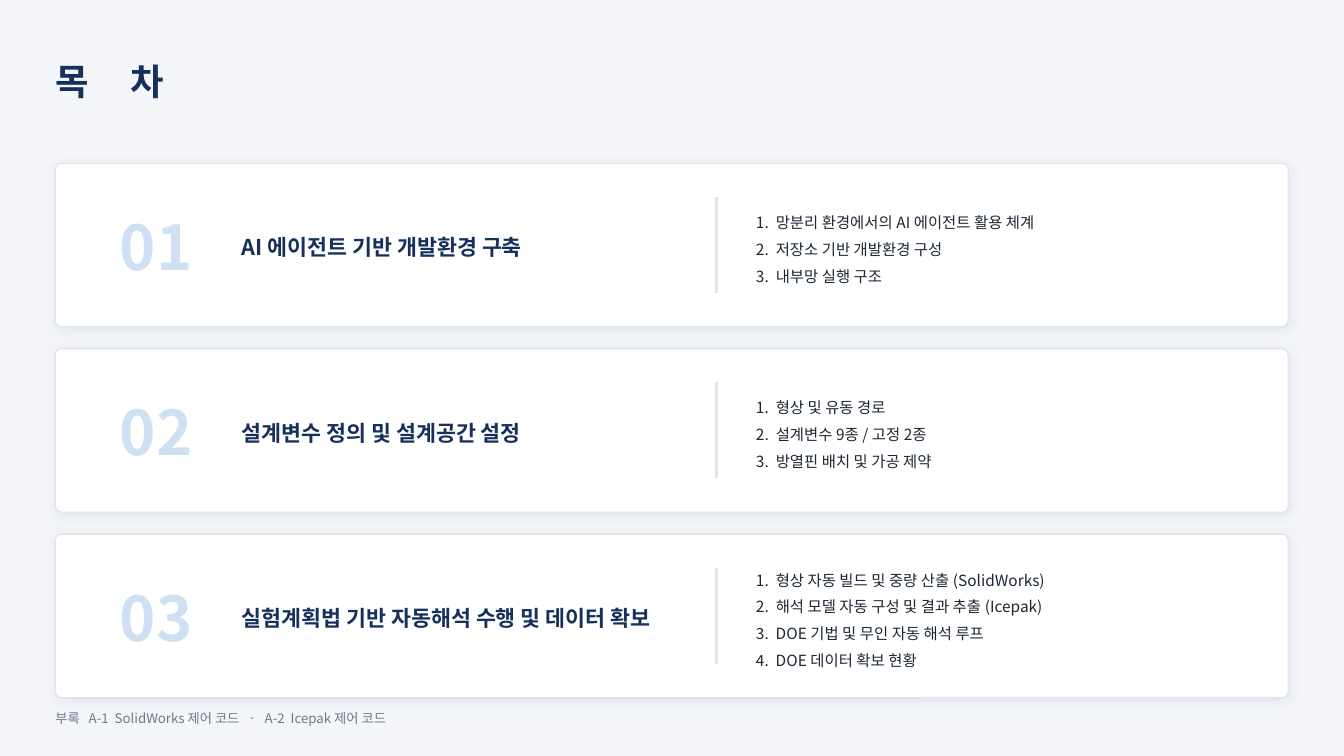
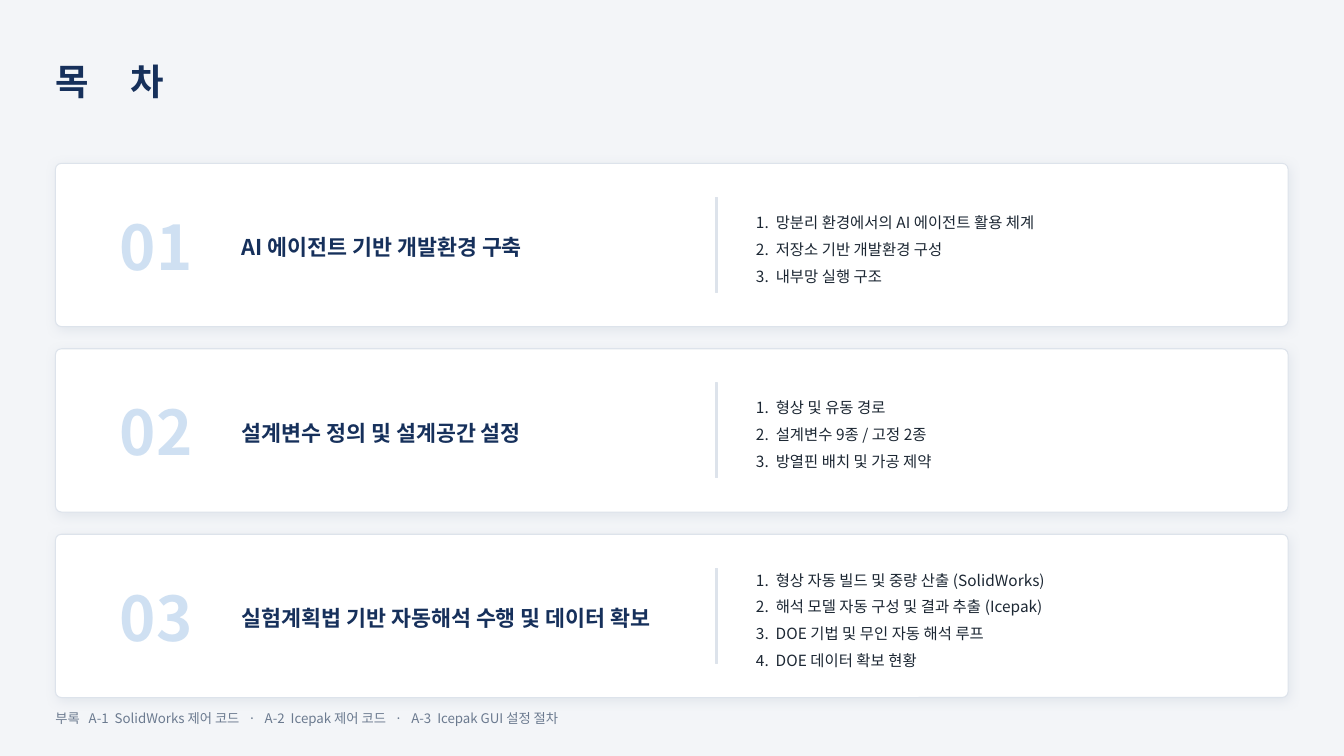
Before and after one commit to yjs9716/dddd, a slide deck: slide 2 of 1개월차_AI에이전트_활용방안_및_DOE결과.pptx. Drawn at 1344x756 pixels with LibreOffice and Linux fonts; fonts in the diff are those of the drawing. Boxes give left, top, right and bottom in pixels: in the first picture for what was removed or moved away, otherwise in the second. Text is boxed around its words. In the diff, an @@ line names an element or a change of style, - is before the commit and + after.

```diff
--- a/1개월차_AI에이전트_활용방안_및_DOE결과.pptx
+++ b/1개월차_AI에이전트_활용방안_및_DOE결과.pptx
@@ text at box(55, 712, 558, 726): text changed @@
-부록 A-1 SolidWorks 제어 코드 · A-2 Icepak 제어 코드
+부록 A-1 SolidWorks 제어 코드 · A-2 Icepak 제어 코드 · A-3 Icepak GUI 설정 절차
```
Also in this commit, not shown: 1 other slide changed, 1 slide added, 1 other file.
